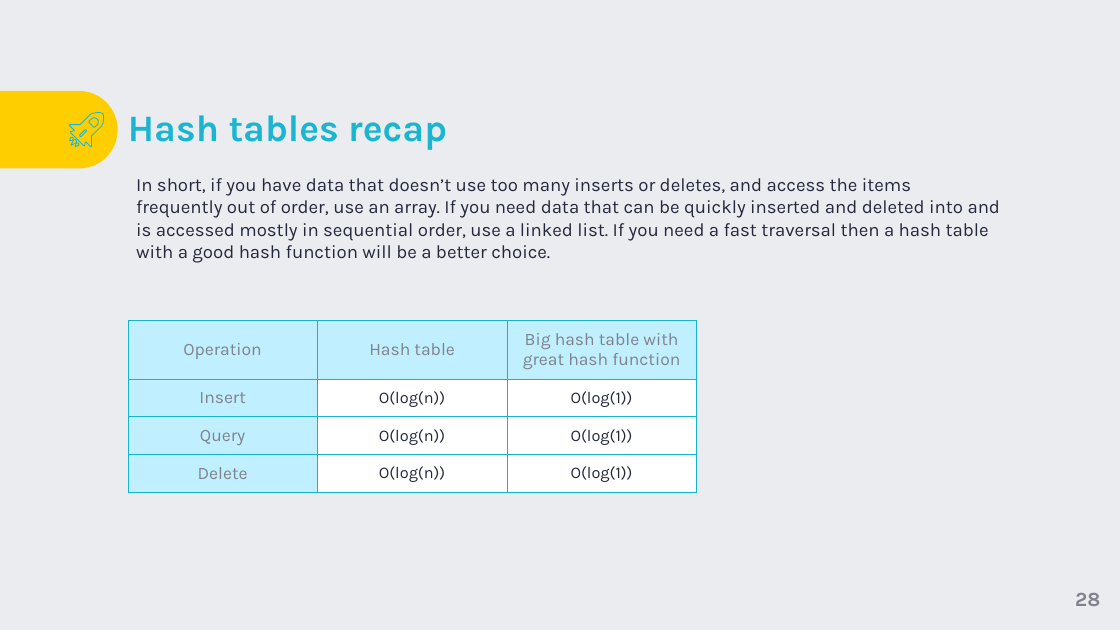
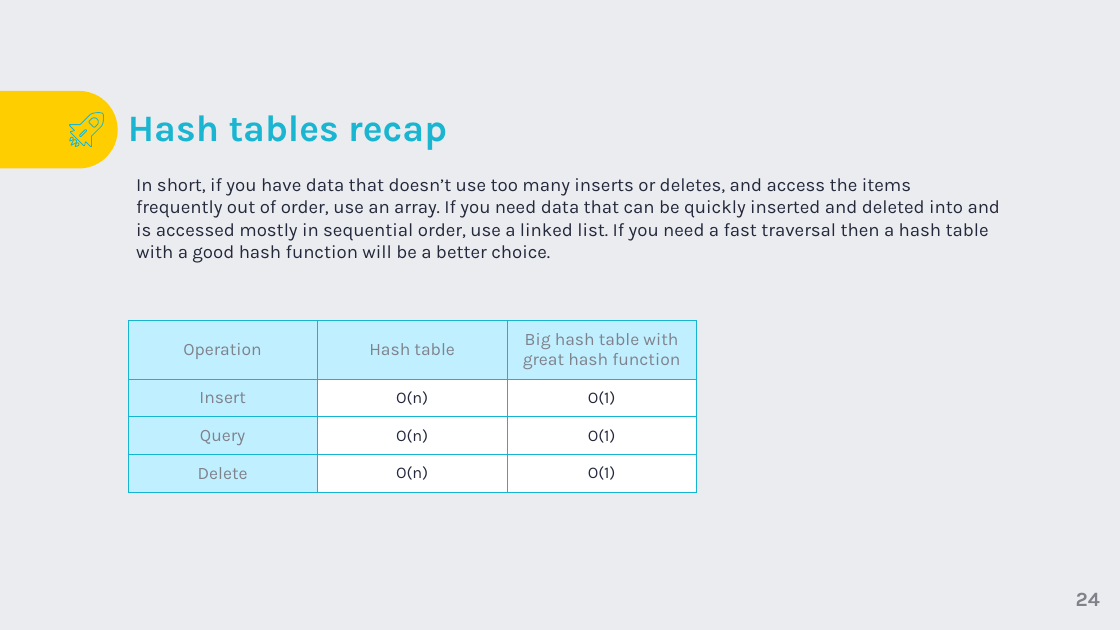
Before and after one commit to TigranVardanyan/Algorithms-and-Data-structures, a slide deck: slide 24 of ds&a.pptx (slide 28 before the commit). Drawn at 1120x630 pixels with LibreOffice and Linux fonts; fonts in the diff are those of the drawing; background and template pictures are left out. Boxes give left, top, right and bottom in pixels: in the first picture for what was removed or moved away, otherwise in the second. Text is boxed around its words. In the diff, an @@ line names an element or a change of style, - is before the commit and + after.

```diff
--- a/ds&a.pptx
+++ b/ds&a.pptx
@@ table at [128,320,697,492] @@
-row 2, column 2: O(log(n))
+row 2, column 2: O(n)
-row 2, column 3: O(log(1))
+row 2, column 3: O(1)
-row 3, column 2: O(log(n))
+row 3, column 2: O(n)
-row 3, column 3: O(log(1))
+row 3, column 3: O(1)
-row 4, column 2: O(log(n))
+row 4, column 2: O(n)
-row 4, column 3: O(log(1))
+row 4, column 3: O(1)
@@ page number at [1076,593,1100,606]: text changed @@
-28
+24
```
Also in this commit, not shown: 15 other slides changed, 6 slides removed, 2 other files.
